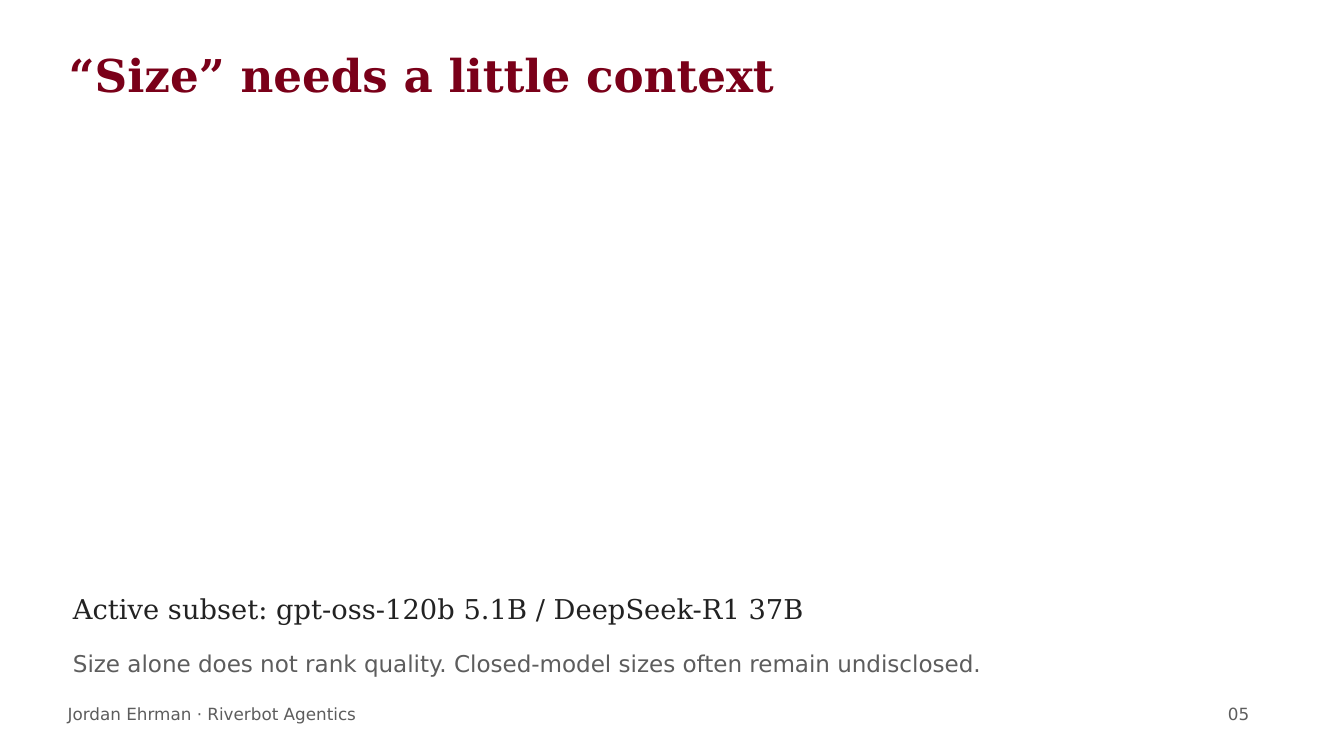
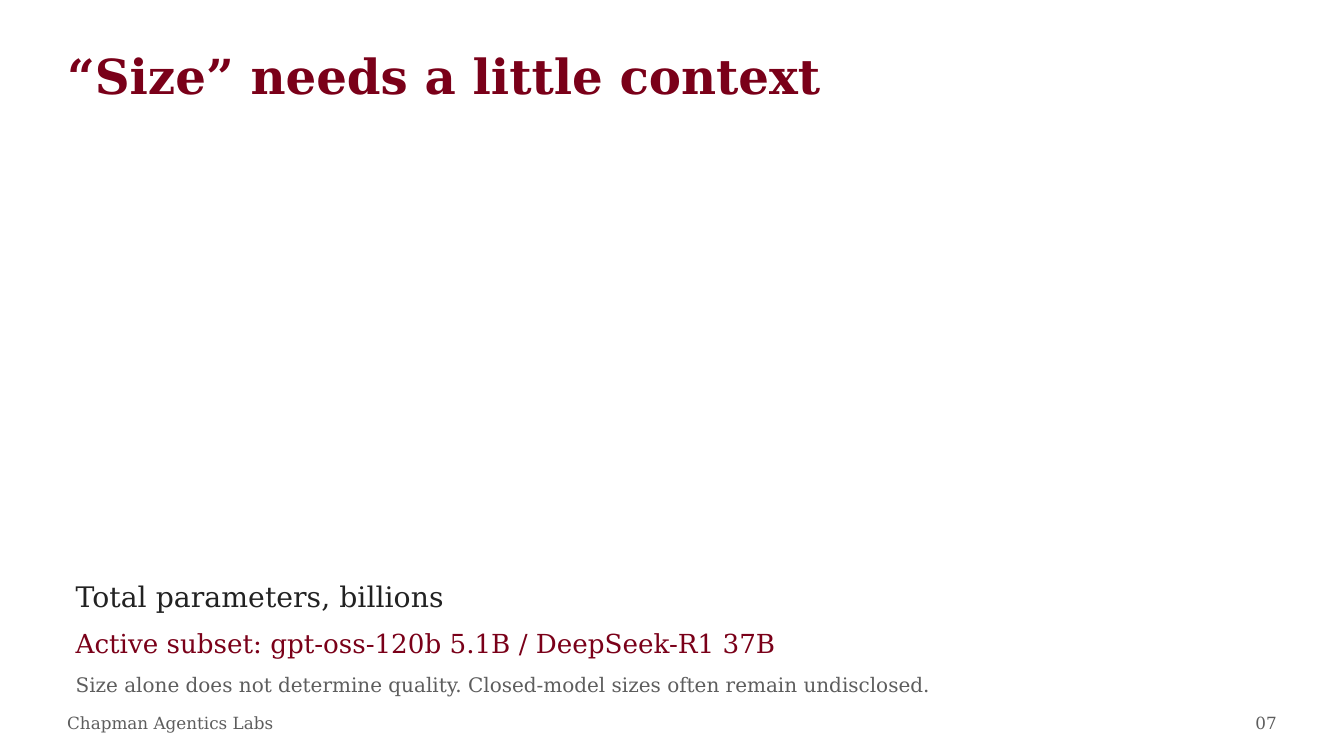
Before and after one commit to ehrmanj-chap/agentics_labs_lectures, a slide deck: slide 7 of downloads/Lab_1_Human_Agent_Loop.pptx (slide 5 before the commit). Drawn at 1344x756 pixels with LibreOffice and Linux fonts; fonts in the diff are those of the drawing. Boxes give left, top, right and bottom in pixels: in the first picture for what was removed or moved away, otherwise in the second. Text is boxed around its words. In the diff, an @@ line names an element or a change of style, - is before the commit and + after.

```diff
--- a/downloads/Lab_1_Human_Agent_Loop.pptx
+++ b/downloads/Lab_1_Human_Agent_Loop.pptx
@@ text "“Size” needs a little context" at bbox=[67, 57, 821, 95]: size 32.2 to 34.5 pt @@
@@ text added at bbox=[76, 585, 443, 613], 20.2 pt, text #222222 @@
+Total parameters, billions
@@ text "Active subset: gpt-oss-120b 5.1B / ...": place and size @@
-text "Active subset: gpt-oss-120b 5.1B / ..." at bbox=[73, 598, 804, 625]
+text "Active subset: gpt-oss-120b 5.1B / ..." at bbox=[76, 633, 776, 658]
@@ text "Active subset: gpt-oss-120b 5.1B / ..." at bbox=[76, 633, 776, 658]: size 19.5 to 18.8 pt, text colour #222222 to #7A0019 @@
@@ text at bbox=[76, 677, 930, 697]: text changed; size 16.5 to 14.2 pt; font DejaVu Sans to DejaVu Serif @@
-Size alone does not rank quality. Closed-model sizes often remain undisclosed.
+Size alone does not determine quality. Closed-model sizes often remain undisclosed.
@@ text at bbox=[67, 716, 273, 733]: text changed; font DejaVu Sans to DejaVu Serif @@
-Jordan Ehrman · Riverbot Agentics
+Chapman Agentics Labs
@@ text removed at bbox=[1228, 707, 1249, 720] @@
-05
@@ text added at bbox=[1255, 716, 1276, 729], 12 pt, text #5D5D5D @@
+07
```
Also in this commit, not shown: 9 other slides changed, 10 slides added, 4 slides removed, 11 other files.
